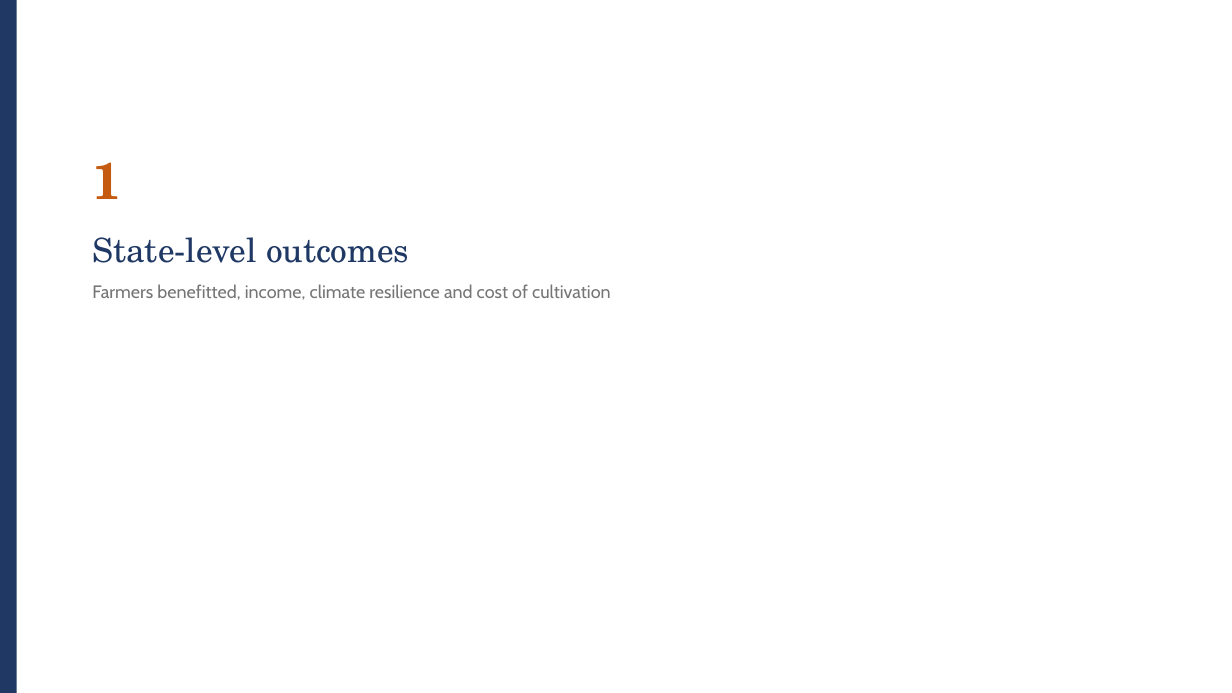
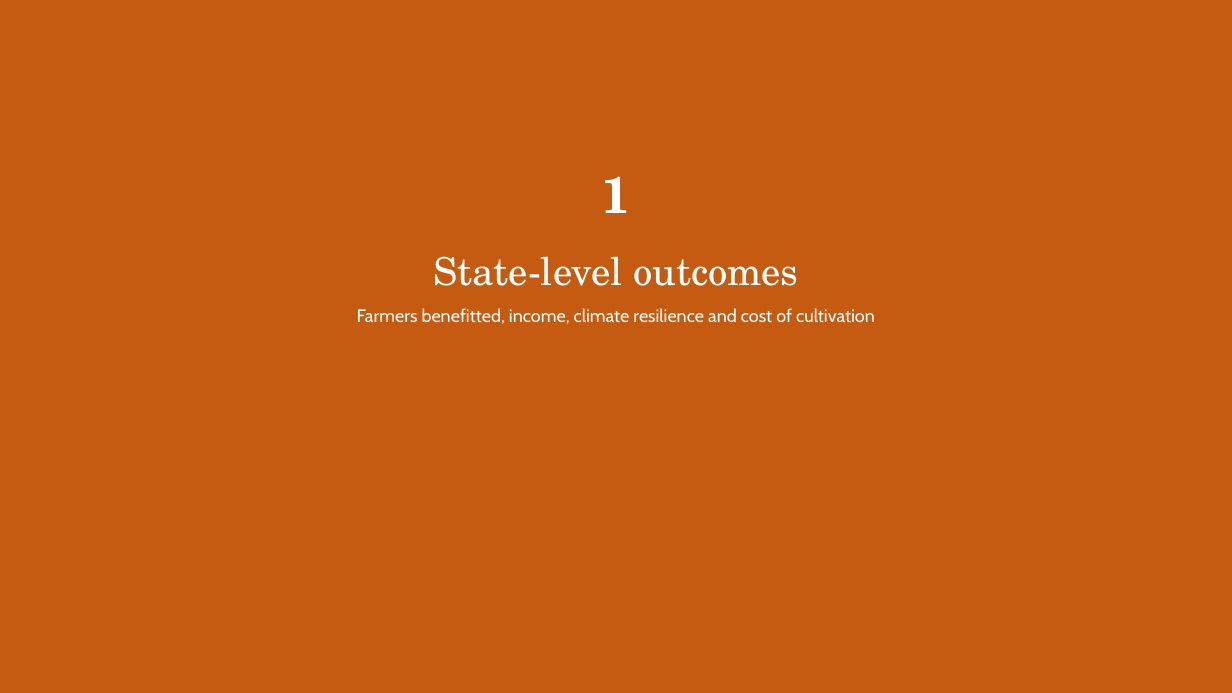
Before and after one commit to addiskers/pptv1, a slide deck: slide 3 of eval/out/agdev_demo.pptx. Drawn at 1232x693 pixels with LibreOffice and Linux fonts; fonts in the diff are those of the drawing. Boxes give left, top, right and bottom in pixels: in the first picture for what was removed or moved away, otherwise in the second. Text is boxed around its words. In the diff, an @@ line names an element or a change of style, - is before the commit and + after.

Commit message:
Q1a: full-bleed cover + colour-block divider, highlight pills, superscripts, icon tiles
Human-craft elements replicated from the reference Gates deck:
- title slide: full-bleed charcoal canvas, oversized serif in cream, org
  wordmark bleeding off the bottom edge (schema: wordmark field)
- section_divider: bold full-slide accent colour-block, centered (style=bleed)
  with a bar variant retained
- rich text: [[hl]]...[[/]] -> yellow highlight pill behind the run (the
  consulting number signature); ^1 / ^{12} -> superscript footnote refs.
  Correct OOXML: <a:highlight> inserted before a:latin per CT schema;
  baseline=30000 for superscript
- color_highlight theme role (all 3 themes)
- icon_tile_row component: dark rounded icon tiles + alternating bands
  (reference impact-slide rail)
- render/xml_utils.py: add_soft_shadow (outerShdw) + add_shape(shadow=True)

131 tests; eval green; COM-verified title/divider/pills.

```diff
--- a/eval/out/agdev_demo.pptx
+++ b/eval/out/agdev_demo.pptx
@@ rectangle: place and size @@
-rectangle at box(0, 0, 17, 693)
+rectangle at box(0, 0, 1232, 693)
@@ rectangle at box(0, 0, 1232, 693): fill #1F3864 to #C55A11 @@
@@ text "1": place and size @@
-text "1" at box(92, 162, 121, 199)
+text "1" at box(601, 176, 630, 213)
@@ text "1" at box(601, 176, 630, 213): text colour #C55A11 to #FFFFFF; alignment left to centre @@
@@ text "State-level outcomes": place and size @@
-text "State-level outcomes" at box(92, 237, 409, 263)
+text "State-level outcomes" at box(433, 256, 798, 286)
@@ text "State-level outcomes" at box(433, 256, 798, 286): size 26 to 30 pt, text colour #1F3864 to #FFFFFF; alignment left to centre; line spacing 29.5pt to 34.1pt @@
@@ text "Farmers benefitted, income, climate resilience ...": place and size @@
-text "Farmers benefitted, income, climate resilience ..." at box(92, 284, 611, 300)
+text "Farmers benefitted, income, climate resilience ..." at box(357, 308, 875, 324)
@@ text "Farmers benefitted, income, climate resilience ..." at box(357, 308, 875, 324): text colour #757575 to #FFFFFF; alignment left to centre @@
```
Also in this commit, not shown: 1 other slide changed, 26 other files.
